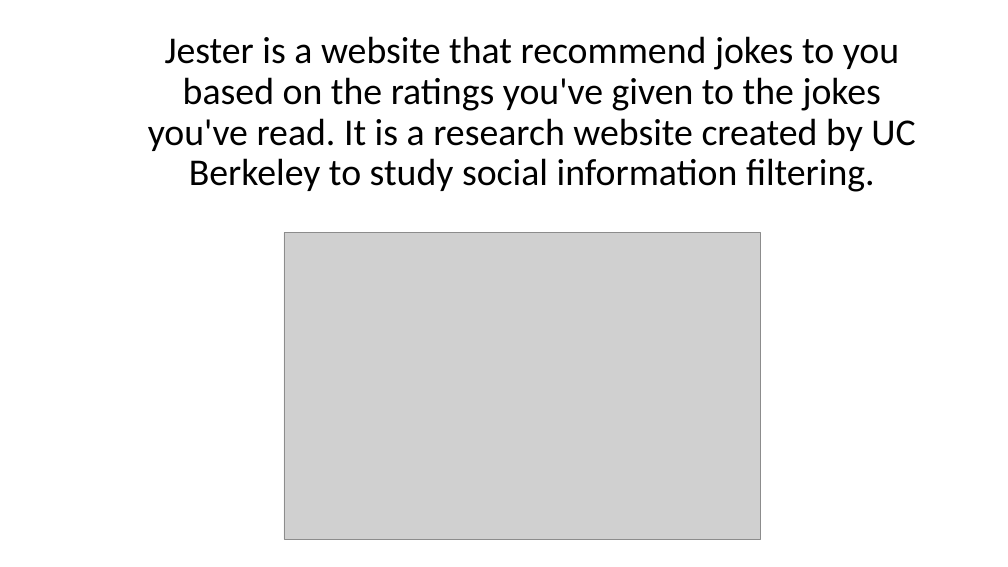
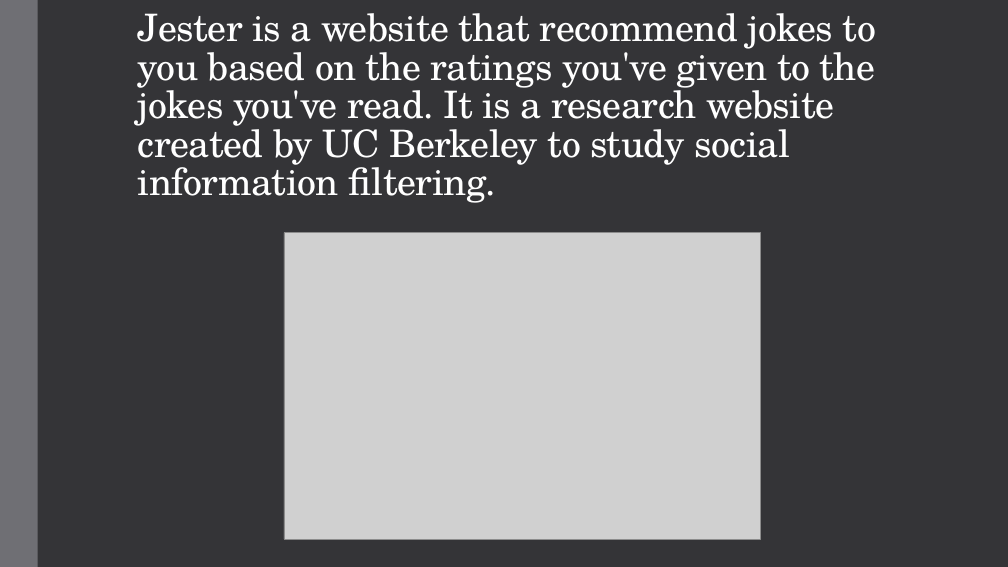
Before and after one commit to Tyllis/Data607, a slide deck: slide 1 of jester-collaborative-filtering.pptx. Drawn at 1008x567 pixels with LibreOffice and Linux fonts; fonts in the diff are those of the drawing; grey boxes stand for pictures. Boxes give left, top, right and bottom in pixels: in the first picture for what was removed or moved away, otherwise in the second. Text is boxed around its words. In the diff, an @@ line names an element or a change of style, - is before the commit and + after.

```diff
--- a/jester-collaborative-filtering.pptx
+++ b/jester-collaborative-filtering.pptx
@@ background #FFFFFF to #353537 @@
@@ rectangle added at (0, 0, 38, 567), fill #6F6F74 @@
@@ title "Jester is a website that ...": place and size @@
-title "Jester is a website that ..." at (148, 36, 915, 192)
+title "Jester is a website that ..." at (138, 13, 876, 203)
@@ title "Jester is a website that ..." at (138, 13, 876, 203): font Calibri to TeX Gyre Schola, text colour #000000 to #FFFFFF, letter spacing 0 to -0.5 pt; alignment centre to left; line spacing 0.9 to 0.85 @@
```
Also in this commit, not shown: 3 other slides changed, 1 slide added, 6 slides removed.
